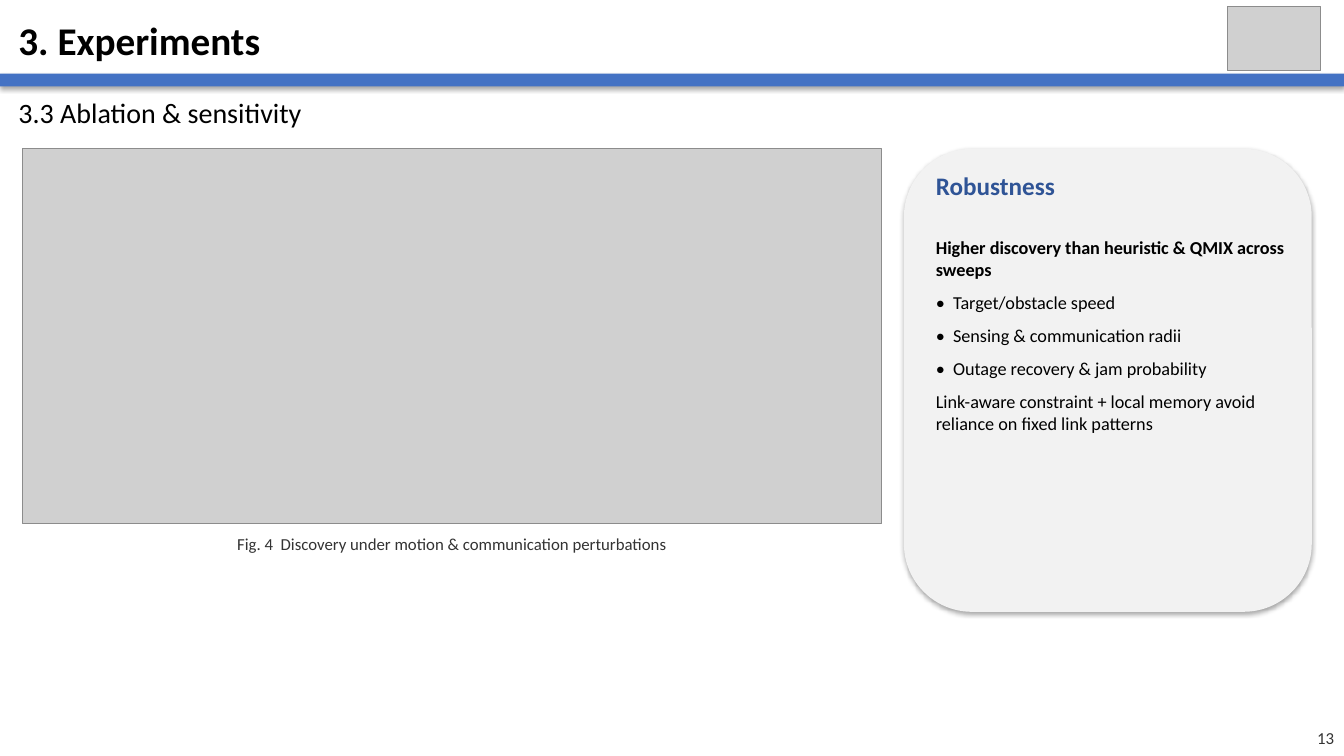
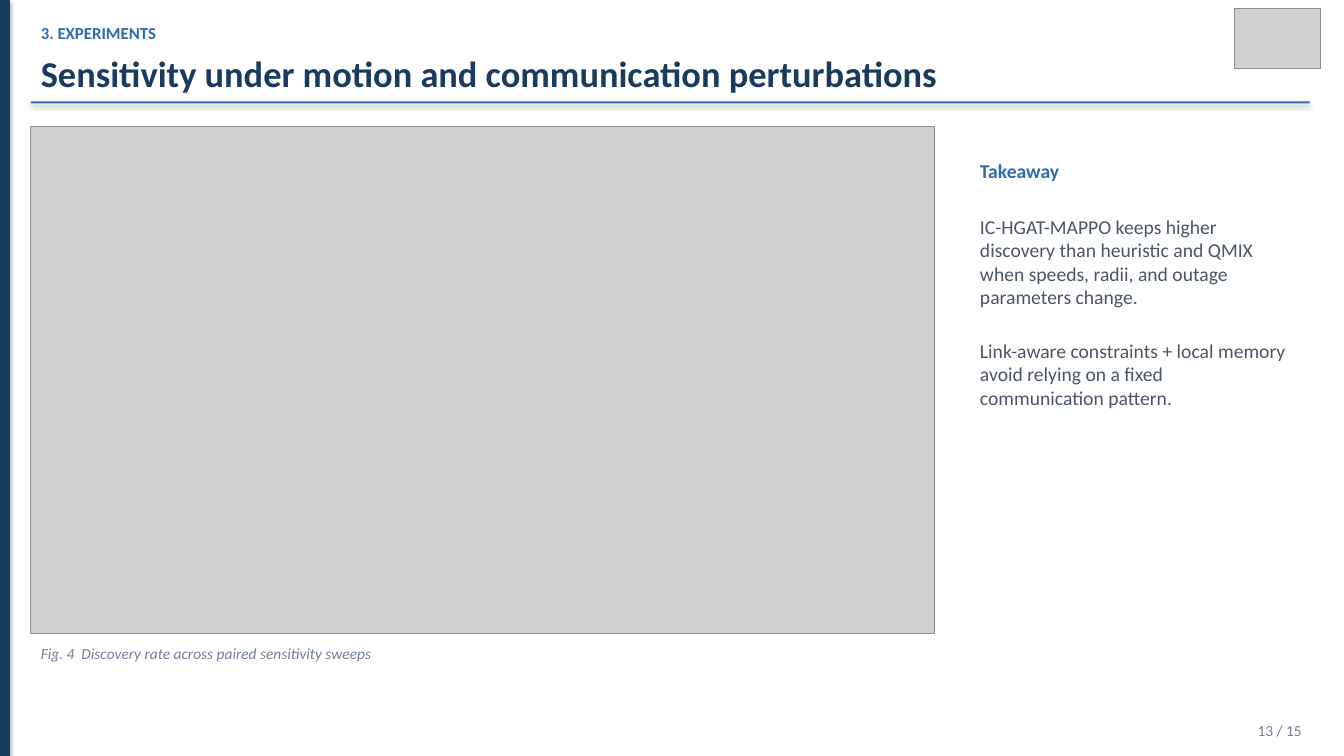
Before and after one commit to kuangyinying039/uav-swarm, a slide deck: slide 13 of presentations/CAC_IC_HGAT_MAPPO.pptx. Drawn at 1344x756 pixels with LibreOffice and Linux fonts; fonts in the diff are those of the drawing; grey boxes stand for pictures. Boxes give left, top, right and bottom in pixels: in the first picture for what was removed or moved away, otherwise in the second. Text is boxed around its words. In the diff, an @@ line names an element or a change of style, - is before the commit and + after.

```diff
--- a/presentations/CAC_IC_HGAT_MAPPO.pptx
+++ b/presentations/CAC_IC_HGAT_MAPPO.pptx
@@ rectangle added at <box>0,0,10,756</box>, fill #1B3A5F @@
@@ text at <box>41,28,156,39</box>: text changed; size 28 to 12 pt; text colour #000000 to #2E6BB0 @@
-3. Experiments
+3. EXPERIMENTS
@@ picture: place and size @@
-picture at <box>1228,6,1322,71</box>
+picture at <box>1235,9,1321,69</box>
@@ text at <box>41,61,937,93</box>: text changed; size 12 to 26 pt; text colour #333333 to #1B3A5F; bold on @@
-Fig. 4 Discovery under motion & communication perturbations
+Sensitivity under motion and communication perturbations
@@ text removed at <box>18,103,302,128</box> @@
-3.3 Ablation & sensitivity
@@ rectangle: place and size @@
-rectangle at <box>0,74,1344,87</box>
+rectangle at <box>31,102,1311,104</box>
@@ rectangle at <box>31,102,1311,104</box>: fill #4472C4 to #2E6BB0 @@
@@ picture: place and size @@
-picture at <box>22,149,882,524</box>
+picture at <box>31,127,936,634</box>
@@ rounded rectangle removed at <box>904,149,1313,612</box> @@
@@ text removed at <box>936,177,1055,195</box> @@
-Robustness
@@ text added at <box>980,164,1059,181</box>, 14 pt, text #2E6BB0, bold @@
+Takeaway
@@ text at <box>980,220,1285,408</box>: text changed; size 13 to 14 pt; text colour #000000 to #4A5568 @@
-Higher discovery than heuristic & QMIX across sweeps
-• Target/obstacle speed
-• Sensing & communication radii
-• Outage recovery & jam probability
-Link-aware constraint + local memory avoid reliance on fixed link patterns
+IC-HGAT-MAPPO keeps higher discovery than heuristic and QMIX when speeds, radii, and outage parameters change.
+Link-aware constraints + local memory avoid relying on a fixed communication pattern.
@@ text added at <box>41,648,371,662</box>, 11 pt, text #718096, italic @@
+Fig. 4 Discovery rate across paired sensitivity sweeps
@@ text at <box>1258,726,1302,736</box>: text changed; size 12 to 11 pt; text colour #333333 to #718096 @@
-13
+13 / 15
```
Also in this commit, not shown: 14 other slides changed, 1 slide added, 1 slide removed, 5 other files.
